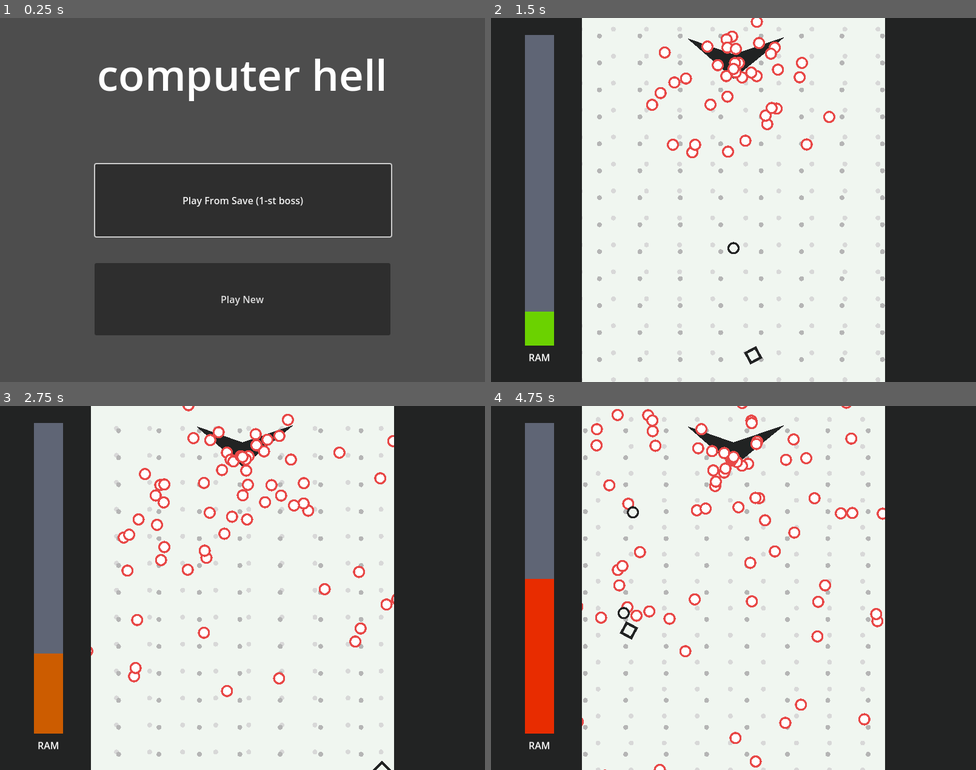
Above: before the commit, frames 1-4 (two rows, left to right).
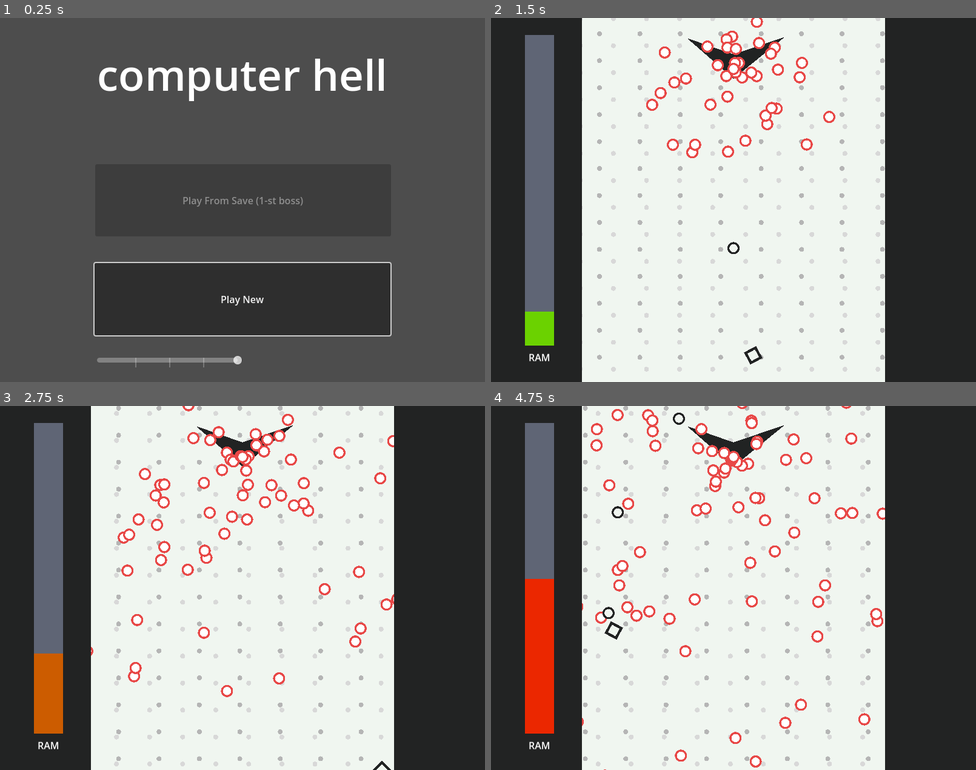
Above: after the commit, the same moments.

Repository: RainMa22/BulletHell
Game: Godot game, scene res://Scenes/Title.tscn
Two runs of this game, one before a commit and one after it. Both use one fixed random seed, a clock stepped at 60 frames per second and the inputs below.
Inputs:
- Up to frame 1 (0.25 s): no input
- Up to frame 2 (1.5 s): click "Play From Save (1-st boss)" (after the commit: "Play New") at 0.5 s; hold D (Right) from 1.28 s (still down); hold Z (Shoot) from 1.28 s (still down)
- Up to frame 3 (2.75 s): release D (Right) at 2.03 s; release Z (Shoot) at 2.03 s; hold S (Down) from 2.03 s (still down); tap Z (Shoot) at 2.1 s
- Up to frame 4 (4.75 s): release S (Down) at 2.78 s; hold D (Right) 2.78-3.53 s; hold Z (Shoot) 2.78-3.53 s; hold W (Up) 3.53-4.28 s; tap Z (Shoot) at 3.6 s; hold A (Left) from 4.28 s (still down); hold Z (Shoot) from 4.28 s (still down)

The runs differ from the first frame. In frame 1, 1.6% of the frame differs, in the area x 19-81%, y 39-96%; in frame 2, 3.7%; in frame 3, 4.1%; in frame 4, 4.8%, in the area x 19-79%, y 0-100%.

Commit message:
Implemented config saving and tracking of nth boss

Diff:
--- a/Scenes/Game.tscn
+++ b/Scenes/Game.tscn
@@ -3,9 +3,9 @@
 [ext_resource type="Script" path="res://src/Game.gd" id="1_fg8e7"]
 [ext_resource type="PackedScene" uid="uid://cwn1aknxem4n4" path="res://src/player/Player.tscn" id="1_udpsn"]
 [ext_resource type="PackedScene" uid="uid://cy4gofdhytyvf" path="res://src/boss/Boss.tscn" id="2_4fr0q"]
-[ext_resource type="PackedScene" uid="uid://crodou4hnnv8n" path="res://src/ui/ram_bar.tscn" id="4_oghjs"]
+[ext_resource type="PackedScene" uid="uid://crodou4hnnv8n" path="res://src/ui/RAMBar.tscn" id="4_oghjs"]
 [ext_resource type="Texture2D" uid="uid://b45jiiec4v6sh" path="res://resources/visuals/Whitex64.png" id="5_8pbe5"]
-[ext_resource type="AudioStream" uid="uid://dkfcjcakp2a8g" path="res://resources/music/ProGamingTechnique.wav" id="6_en3a1"]
+[ext_resource type="PackedScene" uid="uid://3eviuhl035cw" path="res://src/sound/music/music.tscn" id="7_gw7n1"]
 [ext_resource type="PackedScene" uid="uid://becfwh3iojy7n" path="res://src/bg/BackgroundGrid.tscn" id="7_rkqf8"]
 
 [node name="Game" type="Node2D"]
@@ -50,7 +50,6 @@
 num_of_dots_y = 19
 parallax_x_factor = -1
 time_for_one_x_delta_scroll = 7.0
-time_for_one_y_delta_scroll = 3.0
 
 [node name="BackgroundGrid" parent="GameContent" instance=ExtResource("7_rkqf8")]
 position = Vector2(250, 1000)
@@ -61,6 +60,7 @@
 num_of_dots_y = 19
 parallax_x_factor = 1
 time_for_one_x_delta_scroll = 5.0
+time_for_one_y_delta_scroll = 0.5
 
 [node name="Player" parent="GameContent" instance=ExtResource("1_udpsn")]
 position = Vector2(250, 1256)
@@ -107,6 +107,4 @@
 fit_content = true
 scroll_active = false
 
-[node name="AudioStreamPlayer" type="AudioStreamPlayer" parent="."]
-stream = ExtResource("6_en3a1")
-autoplay = true
+[node name="Music" parent="." instance=ExtResource("7_gw7n1")]
--- a/Scenes/Title.tscn
+++ b/Scenes/Title.tscn
@@ -1,9 +1,12 @@
-[gd_scene load_steps=3 format=3 uid="uid://g8isddkkro7e"]
+[gd_scene load_steps=4 format=3 uid="uid://g8isddkkro7e"]
 
 [ext_resource type="Script" path="res://src/PlayButtonFromSave.gd" id="1_uj2od"]
 [ext_resource type="Script" path="res://src/PlayButtonFromNew.gd" id="2_mh1gu"]
+[ext_resource type="PackedScene" uid="uid://bhc0ufx4ih1rd" path="res://src/ui/VolumerSlider.tscn" id="3_4g5jl"]
 
 [node name="Title" type="Node2D"]
+
+[node name="VolumeSlider" parent="." instance=ExtResource("3_4g5jl")]
 
 [node name="Control" type="Control" parent="."]
 layout_mode = 3
--- a/project.godot
+++ b/project.godot
@@ -18,7 +18,7 @@
 [autoload]
 
 Global="*res://src/global/Global.gd"
-Saves="*res://src/global/SavesGlobal.gd"
+ConfigManager="*res://src/config/ConfigGlobal.gd"
 
 [display]
 
--- a/src/PlayButtonFromNew.gd
+++ b/src/PlayButtonFromNew.gd
@@ -2,11 +2,19 @@
 
 
 func reset_progress():
+	ConfigManager.current_config.current_boss_number = 1
+	ConfigManager.save_config(ConfigManager.current_config)
 	Global.current_boss = 1
 
 # Called when the node enters the scene tree for the first time.
 func _ready():
 	self.pressed.connect(self._button_pressed)
+
+	ConfigManager.load_config()
+	Global.current_boss = ConfigManager.current_config.current_boss_number
+
+	if Global.current_boss <= 1:
+		grab_focus() # SELECT for navigation with arrow keys or controller.
 
 # Called every frame. 'delta' is the elapsed time since the previous frame.
 func _process(delta):
--- a/src/PlayButtonFromSave.gd
+++ b/src/PlayButtonFromSave.gd
@@ -14,7 +14,15 @@
 
 # Called when the node enters the scene tree for the first time.
 func _ready():
-	grab_focus() # SELECT for navigation with arrow keys or controller.
+	ConfigManager.load_config()
+	Global.current_boss = ConfigManager.current_config.current_boss_number
+
+	if Global.current_boss > 1:
+		grab_focus() # SELECT for navigation with arrow keys or controller.
+	else:
+		disabled = true
+		focus_mode = Control.FOCUS_NONE
+
 	self.pressed.connect(self._button_pressed);
 	var current_boss = get_current_boss()
 	self.text = self.text.format(
--- a/src/boss/Boss.gd
+++ b/src/boss/Boss.gd
@@ -16,7 +16,11 @@
 	var time_per_pattern = DEFAULT_PATTERN_RATE
 	var time_per_bullet = DEFAULT_FIRERATE * difficulty_scaling
 	var rng = RandomNumberGenerator.new()
+
+	ConfigManager.load_config()
+	Global.current_boss = ConfigManager.current_config.current_boss_number
 	rng.set_seed(Global.current_boss)
+
 	for i in range(variety):
 		var num = rng.randi_range(0,3)
 		var pattern_time = time_per_pattern + randf_range(-pattern_time_variance/2,pattern_time_variance/2)
@@ -70,4 +74,9 @@
 	# TODO: magnificent death animation.
 
 	Global.current_boss += 1
+
+	# INCREMENT CONFIG
+	ConfigManager.current_config.current_boss_number = Global.current_boss
+	ConfigManager.save_config(ConfigManager.current_config)
+
 	queue_free()
--- a/src/bullet/Bullet.gd
+++ b/src/bullet/Bullet.gd
@@ -41,6 +41,8 @@
 
 
 
+var accumulated_time := 0.0
+
 # MOVEMENT
 func _process(delta):
 	# LOOP AT EDGES (make thing go around when reach the sides)
@@ -48,7 +50,9 @@
 	# 	global_position.x -= 250 + 275
 	# elif global_position.x < -275:
 	# 	global_position.x += 250 + 275
-	pass
+	accumulated_time += delta
+	if accumulated_time >= 30:
+		destroy_self()
 
 func _physics_process(delta):
 	position += velocity * delta # Adding to position to move the bullet in linear fashion.
--- /dev/null
+++ b/src/config/Config.gd
@@ -0,0 +1,18 @@
+class_name Config extends Resource
+
+##############################
+# CONFIG                     #
+# Saves boss, settings, etc. #
+##############################
+
+@export var master_volume : float = 1.0
+@export var music_volume : float = 1.0
+@export var sfx_volume : float = 1.0
+
+@export var current_boss_number : int = 1
+
+@export var allow_screen_shake : bool = true # Use for both SHAKE and KICK
+@export var screen_shake_magnitude : float = 1.0
+
+@export var use_parallax : bool = true # For the parallax movement
+@export var show_background : bool = true # For the actual background
--- /dev/null
+++ b/src/config/ConfigGlobal.gd
@@ -0,0 +1,18 @@
+class_name ConfigGlobal extends Node
+# AUTOLOAD: ConfigManager
+
+const SAVE_CONFIG_ADDRESS = "user://config.tres"
+
+signal on_config_saved(config)
+signal on_config_loaded(config)
+
+var current_config : Config = Config.new()
+
+func save_config(config : Config):
+	ResourceSaver.save(config, SAVE_CONFIG_ADDRESS)
+	on_config_saved.emit(config)
+func load_config() -> void:
+	current_config = load(SAVE_CONFIG_ADDRESS)
+	if not current_config:
+		current_config = Config.new()
+	on_config_loaded.emit(current_config)
--- a/src/global/SavesGlobal.gd
+++ /dev/null
@@ -1,35 +0,0 @@
-class_name SavesGlobal extends Node
-
-const save_game_address = "user://savegame.save"
-
-func save_game() -> void:
-	var save_game = FileAccess.open(save_game_address, FileAccess.WRITE)
-
-	var save_data = { # Create a save data object to serialise
-		"boss_number": Global.current_boss
-	}
-
-	save_game.store_line(JSON.stringify(save_data))
-	print("File saved.")
-
-var loaded_boss_number : int = 0
-
-func load_game() -> void:
-	if not FileAccess.file_exists(save_game_address):
-		print("No save file!")
-		return
-
-	var open_save_game = FileAccess.open(save_game_address, FileAccess.READ)
-
-	var open_save_line = open_save_game.get_line() # Get the line.
-
-	var json = JSON.new()
-
-	var parse_result = json.parse(open_save_line)
-	if not parse_result == OK:
-		print("JSON Parse Error: ", json.get_error_message(), " in ", open_save_line, " at line ", json.get_error_line())
-		return
-
-	var open_save_data = json.parse_string(open_save_line)
-
-	loaded_boss_number = open_save_data.boss_number
--- a/src/player/Player.gd
+++ b/src/player/Player.gd
@@ -42,9 +42,9 @@
 
 	# LOOP AT EDGES (make thing go around when reach the sides)
 	if global_position.x > 275:
-		global_position.x -= 250 + 275
+		global_position.x -= 550
 	elif global_position.x < -275:
-		global_position.x += 250 + 275
+		global_position.x += 550
 
 	# CLAMP BOTTOM OF SCREEN
 	global_position.y = clamp(global_position.y, -get_viewport().size.y/2, get_viewport().size.y/2) # DON'T HARDCODE VARIABLES?
--- /dev/null
+++ b/src/sound/music/Music.gd
@@ -0,0 +1,13 @@
+class_name Music extends AudioStreamPlayer
+
+
+# Called when the node enters the scene tree for the first time.
+func _ready():
+	ConfigManager.load_config()
+	volume_db = linear_to_db(ConfigManager.current_config.master_volume)
+
+
+
+# Called every frame. 'delta' is the elapsed time since the previous frame.
+func _process(delta):
+	pass
--- /dev/null
+++ b/src/sound/music/Music.tscn
@@ -0,0 +1,9 @@
+[gd_scene load_steps=3 format=3 uid="uid://3eviuhl035cw"]
+
+[ext_resource type="AudioStream" uid="uid://dkfcjcakp2a8g" path="res://resources/music/ProGamingTechnique.wav" id="1_08uty"]
+[ext_resource type="Script" path="res://src/sound/music/Music.gd" id="2_2f8xd"]
+
+[node name="Music" type="AudioStreamPlayer"]
+stream = ExtResource("1_08uty")
+autoplay = true
+script = ExtResource("2_2f8xd")
--- /dev/null
+++ b/src/ui/VolumerSlider.gd
@@ -0,0 +1,19 @@
+class_name VolumeSlider extends HSlider
+
+
+# Called when the node enters the scene tree for the first time.
+func _ready():
+	ConfigManager.load_config()
+	value = ConfigManager.current_config.master_volume
+
+
+
+# Called every frame. 'delta' is the elapsed time since the previous frame.
+func _process(delta):
+	pass
+
+
+func _on_value_changed(value):
+	# INCREMENT CONFIG
+	ConfigManager.current_config.master_volume = value
+	ConfigManager.save_config(ConfigManager.current_config)
--- /dev/null
+++ b/src/ui/VolumerSlider.tscn
@@ -0,0 +1,15 @@
+[gd_scene load_steps=2 format=3 uid="uid://bhc0ufx4ih1rd"]
+
+[ext_resource type="Script" path="res://src/ui/VolumerSlider.gd" id="1_hesp5"]
+
+[node name="VolumeSlider" type="HSlider"]
+offset_left = -240.0
+offset_top = 256.0
+offset_bottom = 272.0
+max_value = 1.0
+step = 0.01
+value = 1.0
+tick_count = 5
+script = ExtResource("1_hesp5")
+
+[connection signal="value_changed" from="." to="." method="_on_value_changed"]
Renamed: src/ui/ram_bar.tscn -> src/ui/RAMBar.tscn
